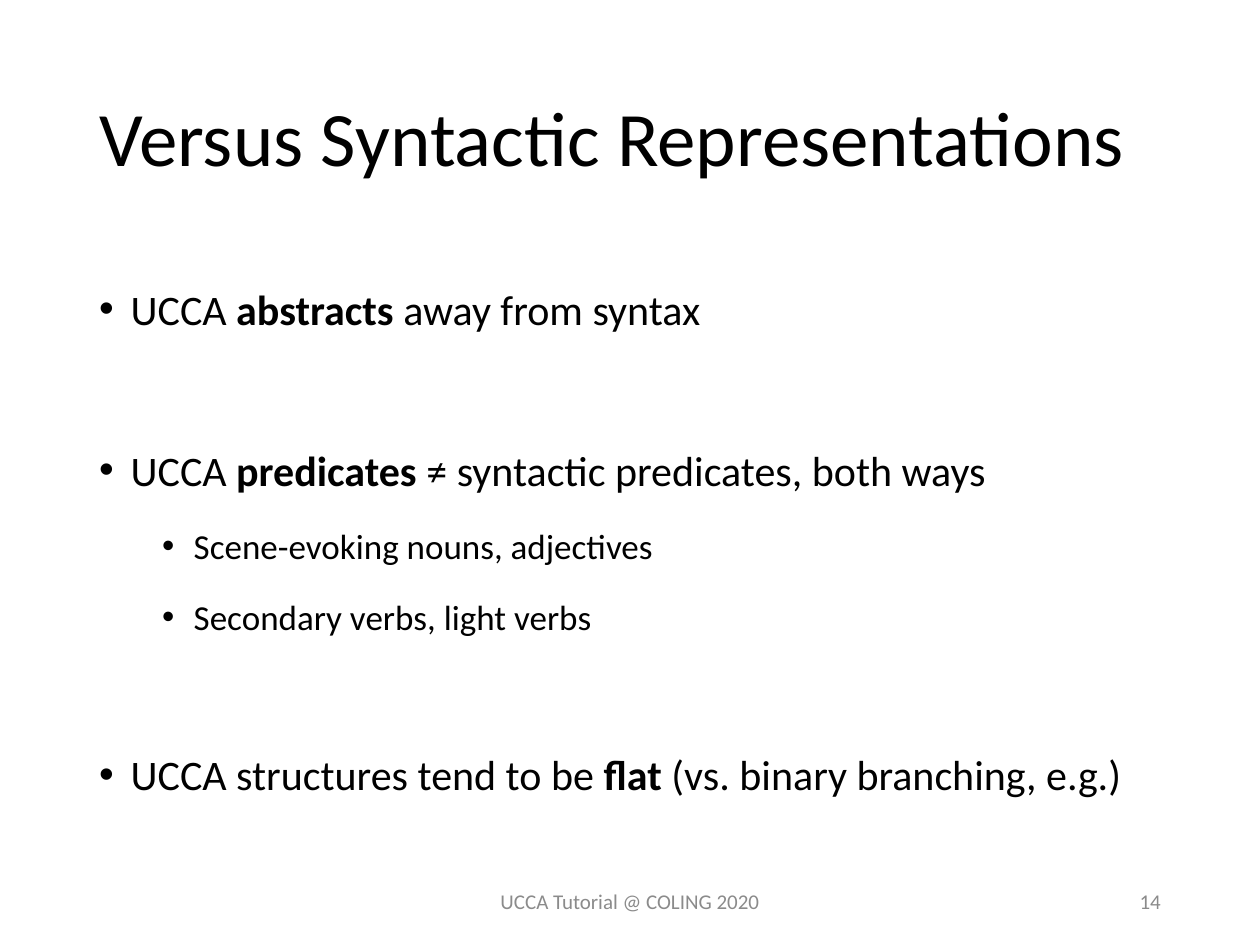
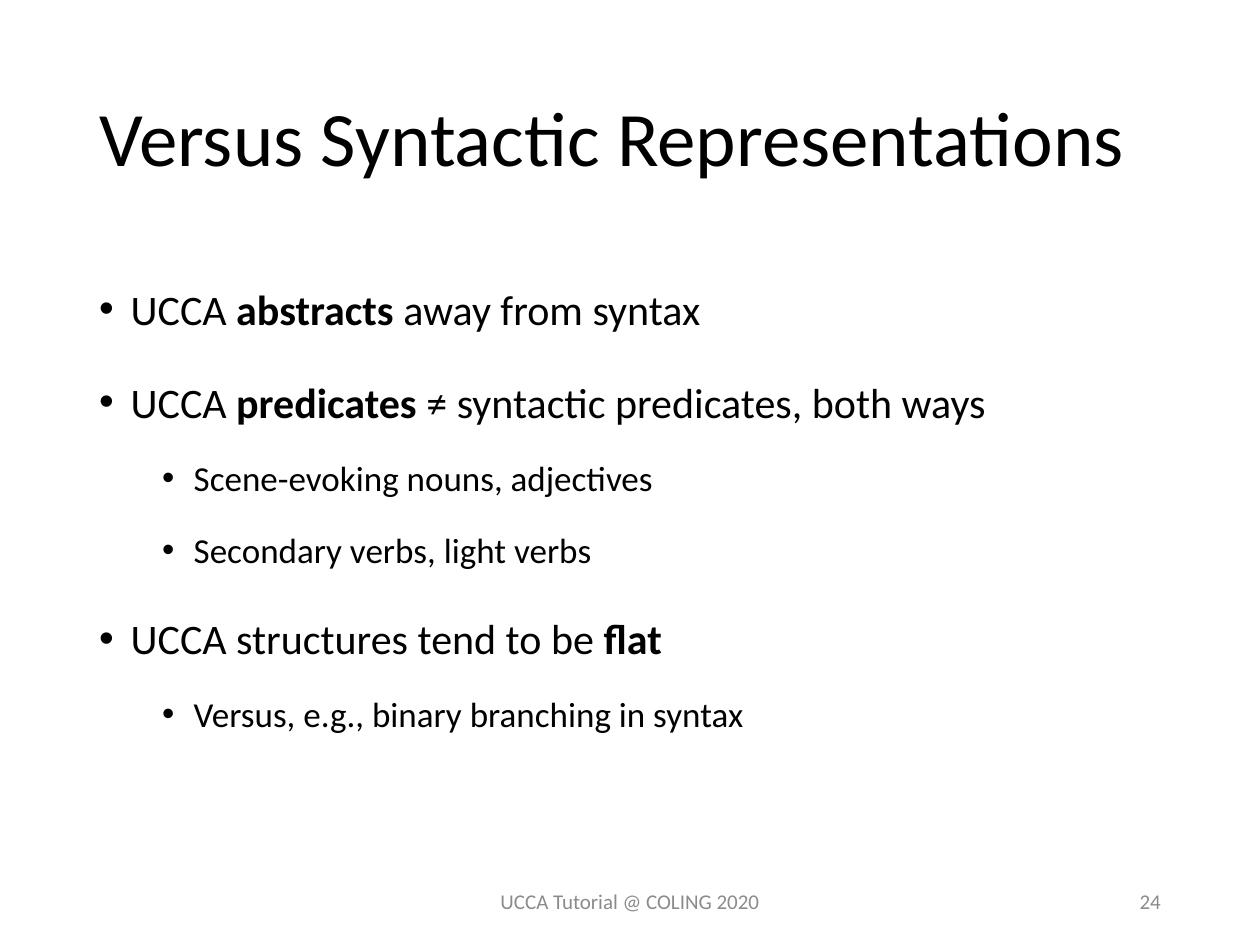
Before and after one commit to UniversalConceptualCognitiveAnnotation/tutorial, a slide deck: slide 24 of UCCA Extensions Comparison.pptx (slide 14 before the commit). Drawn at 1260x945 pixels with LibreOffice and Linux fonts; fonts in the diff are those of the drawing. Boxes give left, top, right and bottom in pixels: in the first picture for what was removed or moved away, otherwise in the second. Text is boxed around its words. In the diff, an @@ line names an element or a change of style, - is before the commit and + after.

```diff
--- a/UCCA Extensions Comparison.pptx
+++ b/UCCA Extensions Comparison.pptx
@@ text at (131, 624, 743, 733): text changed; size 24 to 20 pt @@
-• UCCA structures tend to be flat (vs. binary branching, e.g.)
+• UCCA structures tend to be flat
+  • Versus, e.g., binary branching in syntax
@@ page number at (1140, 895, 1161, 909): text changed @@
-14
+24
```
Also in this commit, not shown: 15 other slides changed, 10 slides added.
